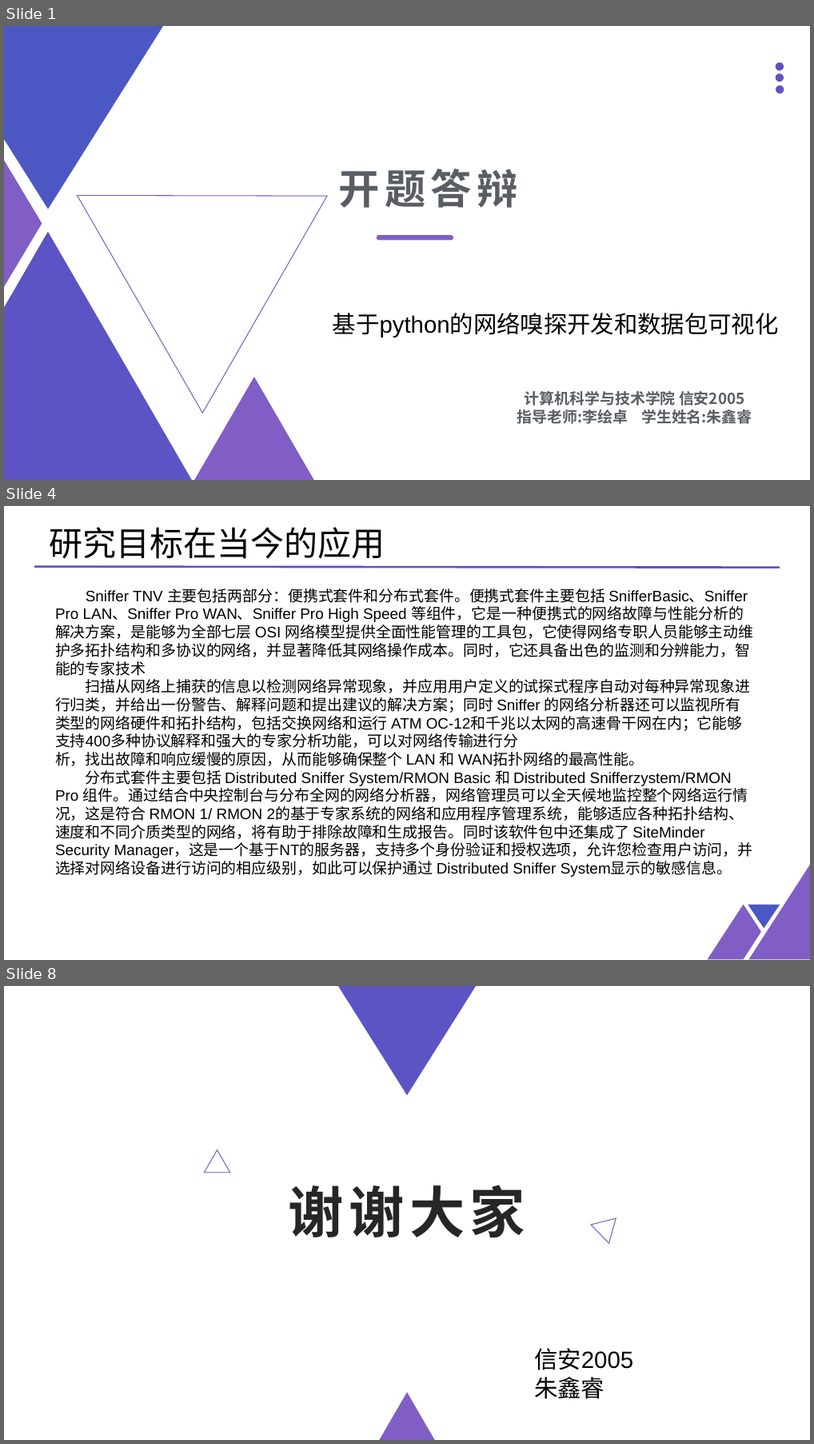
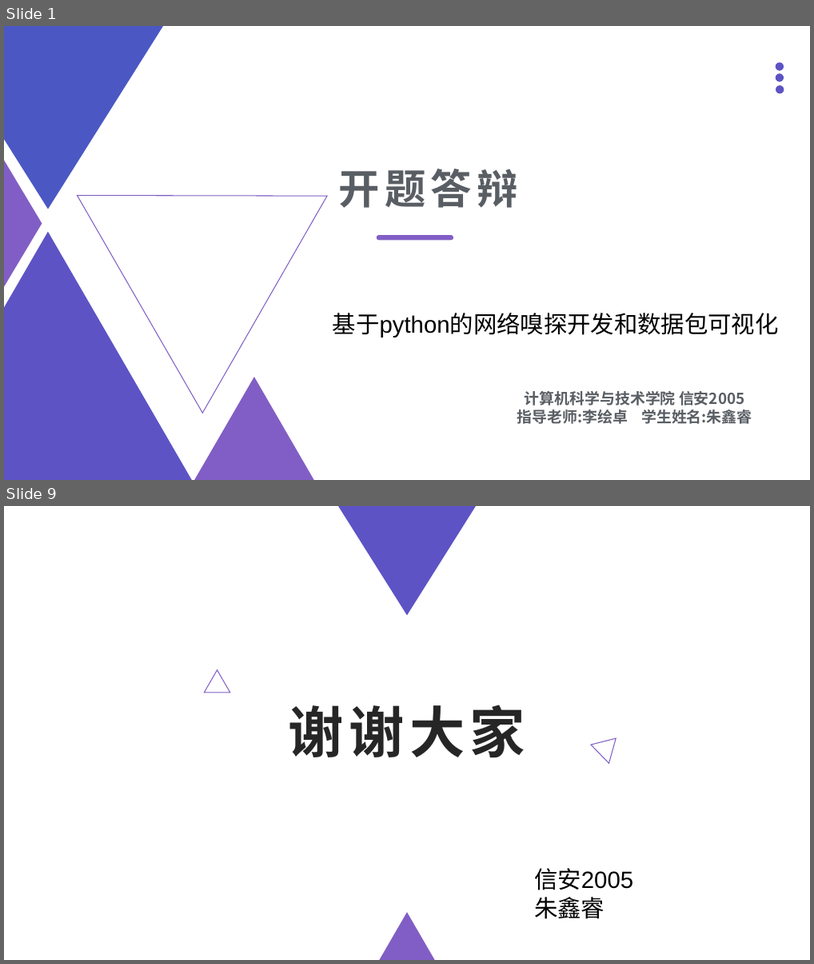
Before and after one commit to zzxr6/Defense, a slide deck: 开题答辩PPT.pptx. Shown one above the other, each under a label of ours: slides 1, 4 and 8 before the commit, slides 1 and 9 after it; the slides between them are not shown. The pictures are 814x1444 and 814x964 pixels, drawn with LibreOffice and Linux fonts; fonts in the diff are those of the drawing; background and template pictures are left out. Boxes give left, top, right and bottom in pixels: in the first picture for what was removed or moved away, otherwise in the second. Text is boxed around its words. In the diff, an @@ line names an element or a change of style, - is before the commit and + after.

```diff
--- a/开题答辩PPT.pptx
+++ b/开题答辩PPT.pptx
@@ slide 4 removed at [4, 506, 810, 960], background #FFFFFF @@
@@ text removed at [50, 527, 386, 559] @@
-研究目标在当今的应用
@@ line removed from (34, 567) to (780, 567) @@
@@ text removed at [55, 588, 754, 876] @@
-Sniffer TNV 主要包括两部分：便携式套件和分布式套件。便携式套件主要包括 SnifferBasic、Sniffer Pro LAN、Sniffer Pro WAN、Sniffer Pro High Speed 等组件，它是一种便携式的网络故障与性能分析的解决方案，是能够为全部七层 OSI 网络模型提供全面性能管理的工具包，它使得网络专职人员能够主动维护多拓扑结构和多协议的网络，并显著降低其网络操作成本。同时，它还具备出色的监测和分辨能力，智能的专家技术
-扫描从网络上捕获的信息以检测网络异常现象，并应用用户定义的试探式程序自动对每种异常现象进行归类，并给出一份警告、解释问题和提出建议的解决方案；同时 Sniffer 的网络分析器还可以监视所有类型的网络硬件和拓扑结构，包括交换网络和运行 ATM OC-12和千兆以太网的高速骨干网在内；它能够支持400多种协议解释和强大的专家分析功能，可以对网络传输进行分
-析，找出故障和响应缓慢的原因，从而能够确保整个 LAN 和 WAN拓扑网络的最高性能。
-分布式套件主要包括 Distributed Sniffer System/RMON Basic 和 Distributed Snifferzystem/RMON Pro 组件。通过结合中央控制台与分布全网的网络分析器，网络管理员可以全天候地监控整个网络运行情况，这是符合 RMON 1/ RMON 2的基于专家系统的网络和应用程序管理系统，能够适应各种拓扑结构、速度和不同介质类型的网络，将有助于排除故障和生成报告。同时该软件包中还集成了 SiteMinder Security Manager，这是一个基于NT的服务器，支持多个身份验证和授权选项，允许您检查用户访问，并选择对网络设备进行访问的相应级别，如此可以保护通过 Distributed Sniffer System显示的敏感信息。
@@ triangle removed at [750, 864, 810, 959] @@
@@ freeform shape removed at [707, 904, 762, 959] @@
@@ triangle removed at [748, 904, 780, 928] @@
@@ what was slide 8 is now slide 9 @@
```
Also in this commit, not shown: 4 slides changed, 3 slides added, 1 other slide removed, 1 other file.
